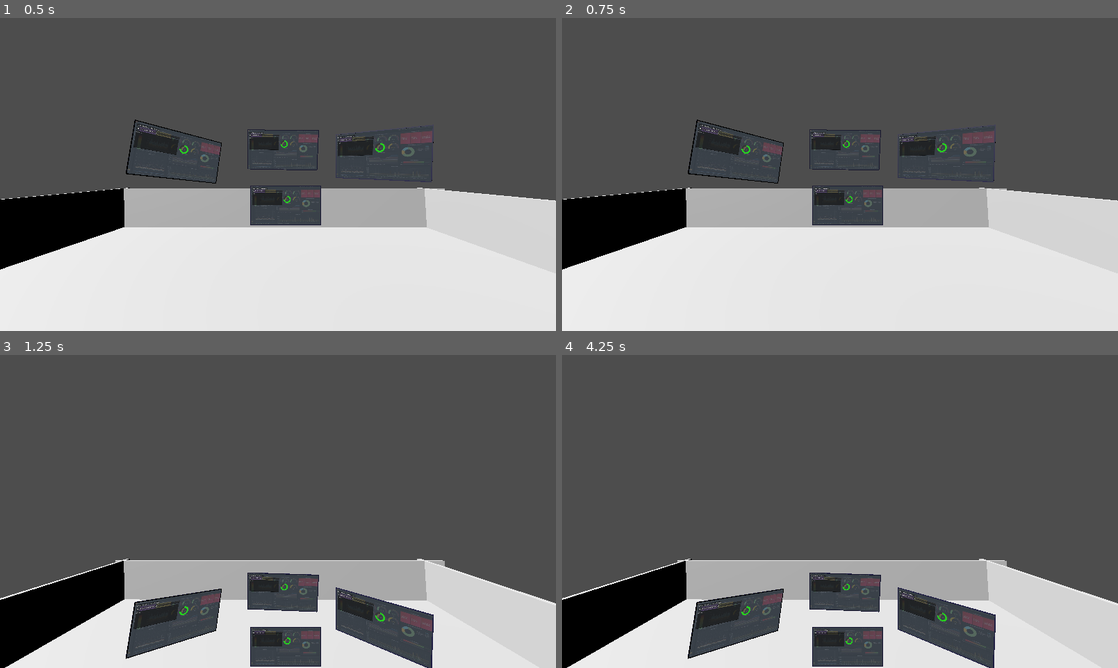
Above: before the commit, frames 1-4 (two rows, left to right).
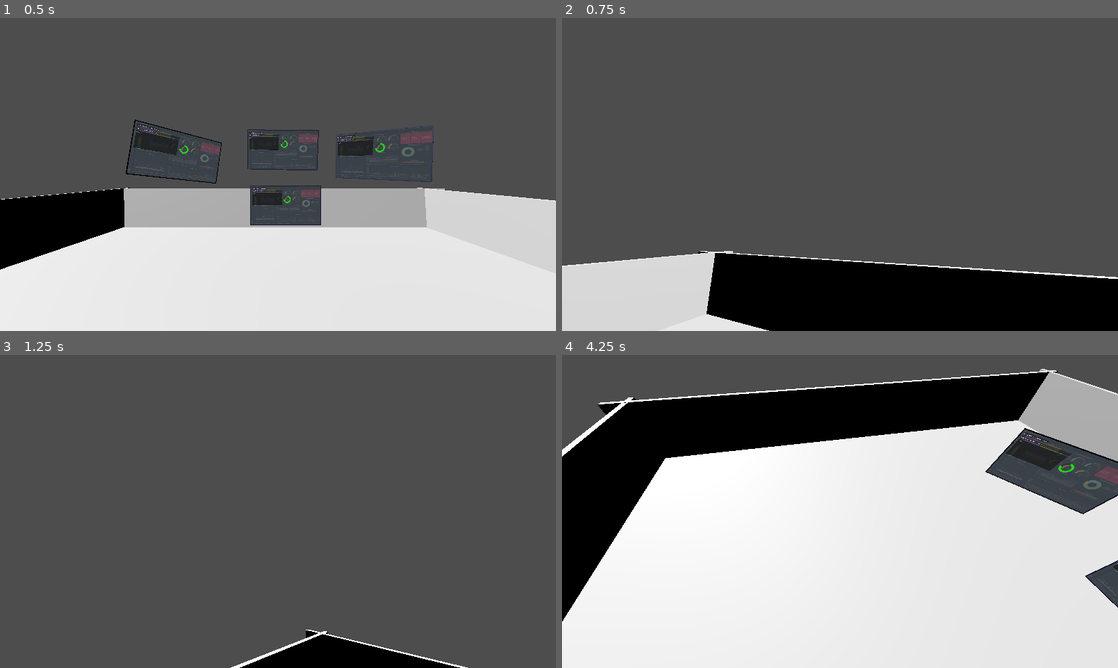
Above: after the commit, the same moments.

Repository: jeanmarc/webaccess
Game: Godot game, scene res://scenes/metrics_world.tscn
Same seed, same stepped clock (60 frames per second), same inputs: the game is played once before the commit and once after it. This scene is started directly instead of the project's main scene.
Inputs (mouse positions are in pixels of both pictures, inside the frame that each line leads up to):
- Up to frame 1 (0.5 s): no input
- Up to frame 2 (0.75 s): tap Enter at 0.5 s; move the mouse to (962, 158) at 0.52 s; hold E (turn_right, bound only after the commit) from 0.53 s (still down); tap Shift at 0.6 s; click (962, 158) at 0.67 s
- Up to frame 3 (1.25 s): keep holding E (turn_right, bound only after the commit); tap Space (jump) at 0.77 s
- Up to frame 4 (4.25 s): release E (turn_right, bound only after the commit) at 1.25 s; drag from (728, 527) to (812, 574) at 1.27 s; tap Space (jump) at 2, 3.77 s; move the mouse to (895, 442) at 2.02 s; hold E (turn_right, bound only after the commit) 2.03-2.75 s; tap Shift at 2.1, 3.6 s; click (895, 442) at 2.17 s; drag from (812, 574) to (673, 464) at 2.77 s; tap Enter at 3.5 s; move the mouse to (1006, 558) at 3.52 s; hold Q (turn_left, bound only after the commit) from 3.53 s (still down); click (1006, 558) at 3.67 s

Frame 1 is identical in both runs. In frame 2, 39% of the frame differs, in the area x 0-100%, y 32-100%; in frame 3, 26%; in frame 4, 72%, in the area x 0-100%, y 4-100%.

Commit message:
Use mouse to look around and turn; include turning using keys (A and Q)

Diff:
--- a/webapp/project.godot
+++ b/webapp/project.godot
@@ -53,12 +53,12 @@
 }
 turn_left={
 "deadzone": 0.5,
-"events": [Object(InputEventJoypadMotion,"resource_local_to_scene":false,"resource_name":"","device":-1,"axis":0,"axis_value":-1.0,"script":null)
+"events": [Object(InputEventKey,"resource_local_to_scene":false,"resource_name":"","device":-1,"window_id":0,"alt_pressed":false,"shift_pressed":false,"ctrl_pressed":false,"meta_pressed":false,"pressed":false,"keycode":0,"physical_keycode":81,"key_label":0,"unicode":113,"echo":false,"script":null)
 ]
 }
 turn_right={
 "deadzone": 0.5,
-"events": [Object(InputEventJoypadMotion,"resource_local_to_scene":false,"resource_name":"","device":-1,"axis":0,"axis_value":1.0,"script":null)
+"events": [Object(InputEventKey,"resource_local_to_scene":false,"resource_name":"","device":-1,"window_id":0,"alt_pressed":false,"shift_pressed":false,"ctrl_pressed":false,"meta_pressed":false,"pressed":false,"keycode":0,"physical_keycode":69,"key_label":0,"unicode":101,"echo":false,"script":null)
 ]
 }
 exit={
--- a/webapp/scripts/player.gd
+++ b/webapp/scripts/player.gd
@@ -7,11 +7,44 @@
 # Get the gravity from the project settings to be synced with RigidBody nodes.
 var gravity = ProjectSettings.get_setting("physics/3d/default_gravity")
 
+var _mouse_input := false
+var _mouse_rotation: Vector3
+var _camera_rotation: Vector3
+var _player_rotation: Vector3
+var _rotation_input := 0.0
+var _tilt_input := 0.0
+
+@export var KEY_ROTATION_FACTOR := 5.0
+@export var MOUSE_SENSITIVITY := 0.5
+@export var TILT_LOWER_LIMIT := deg_to_rad(-85.0)
+@export var TILT_UPPER_LIMIT := deg_to_rad(85.0)
+@export var CAMERA_CONTROLLER: Node3D
+
+func _ready():
+	Input.mouse_mode = Input.MOUSE_MODE_CAPTURED
+	CAMERA_CONTROLLER = $CameraController
+
+
+func _input(event):
+	if event.is_action("turn_left"):
+		_rotation_input = KEY_ROTATION_FACTOR
+	elif event.is_action("turn_right"):
+		_rotation_input = -KEY_ROTATION_FACTOR
+
+
+func _unhandled_input(event):
+	_mouse_input = event is InputEventMouseMotion and Input.get_mouse_mode() == Input.MOUSE_MODE_CAPTURED
+	if _mouse_input:
+		_rotation_input = -event.relative.x
+		_tilt_input = -event.relative.y
+
 
 func _physics_process(delta):
 	# Add the gravity.
 	if not is_on_floor():
 		velocity.y -= gravity * delta
+
+	_update_camera(delta)
 
 	# Handle jump.
 	if Input.is_action_just_pressed("jump") and is_on_floor():
@@ -29,3 +62,22 @@
 		velocity.z = move_toward(velocity.z, 0, SPEED)
 
 	move_and_slide()
+
+
+func _update_camera(delta):
+	_mouse_rotation.x += _tilt_input * delta * MOUSE_SENSITIVITY
+	_mouse_rotation.x = clamp(_mouse_rotation.x, TILT_LOWER_LIMIT, TILT_UPPER_LIMIT)
+	_mouse_rotation.y += _rotation_input * delta * MOUSE_SENSITIVITY
+
+	_camera_rotation = Vector3(_mouse_rotation.x, 0.0, 0.0)
+	_player_rotation = Vector3(0.0, _mouse_rotation.y, 0.0)
+
+	CAMERA_CONTROLLER.transform.basis = Basis.from_euler(_camera_rotation)
+	CAMERA_CONTROLLER.rotation.z = 0.0
+
+	global_transform.basis = Basis.from_euler(_player_rotation)
+
+	if not Input.is_action_pressed("turn_left") and not Input.is_action_pressed("turn_right"):
+		_rotation_input = 0.0
+
+	_tilt_input = 0.0
